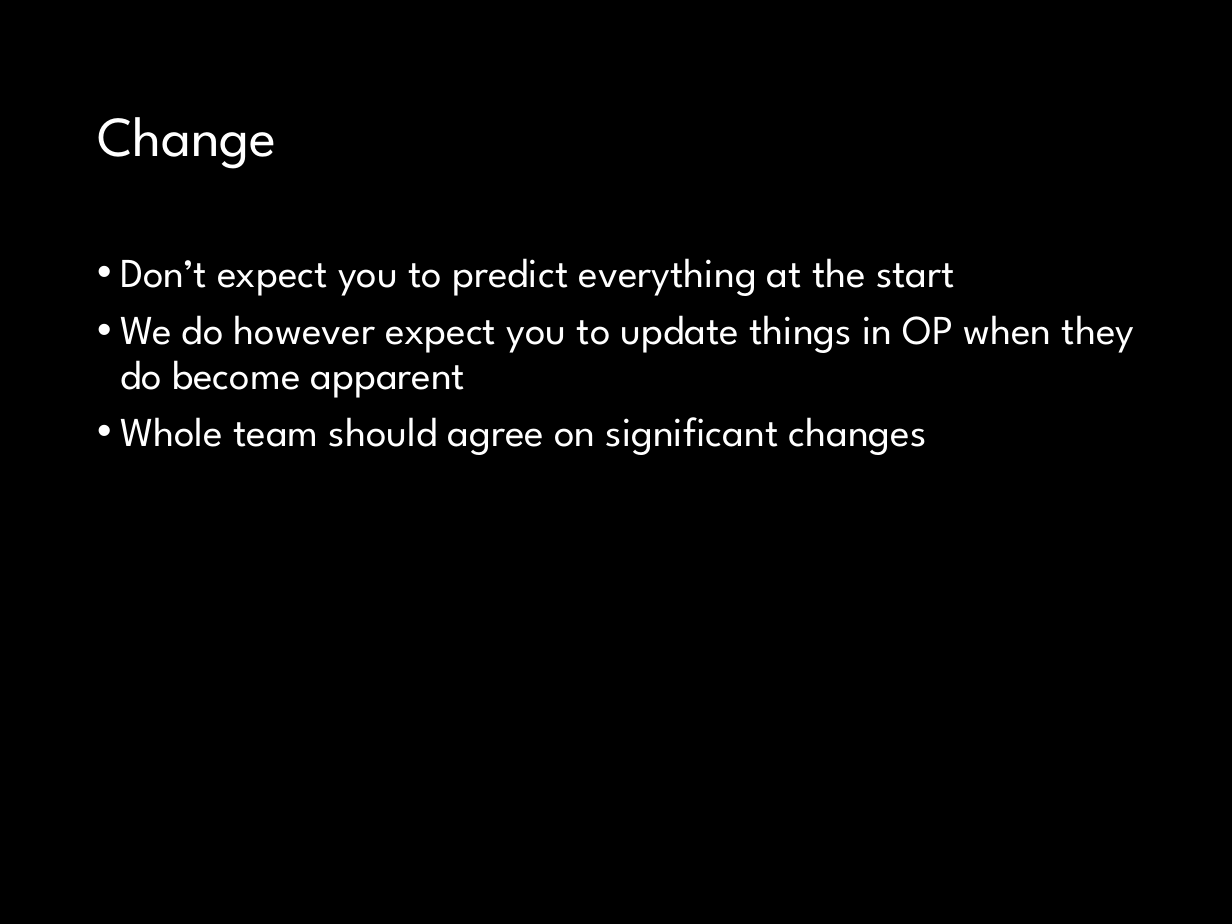
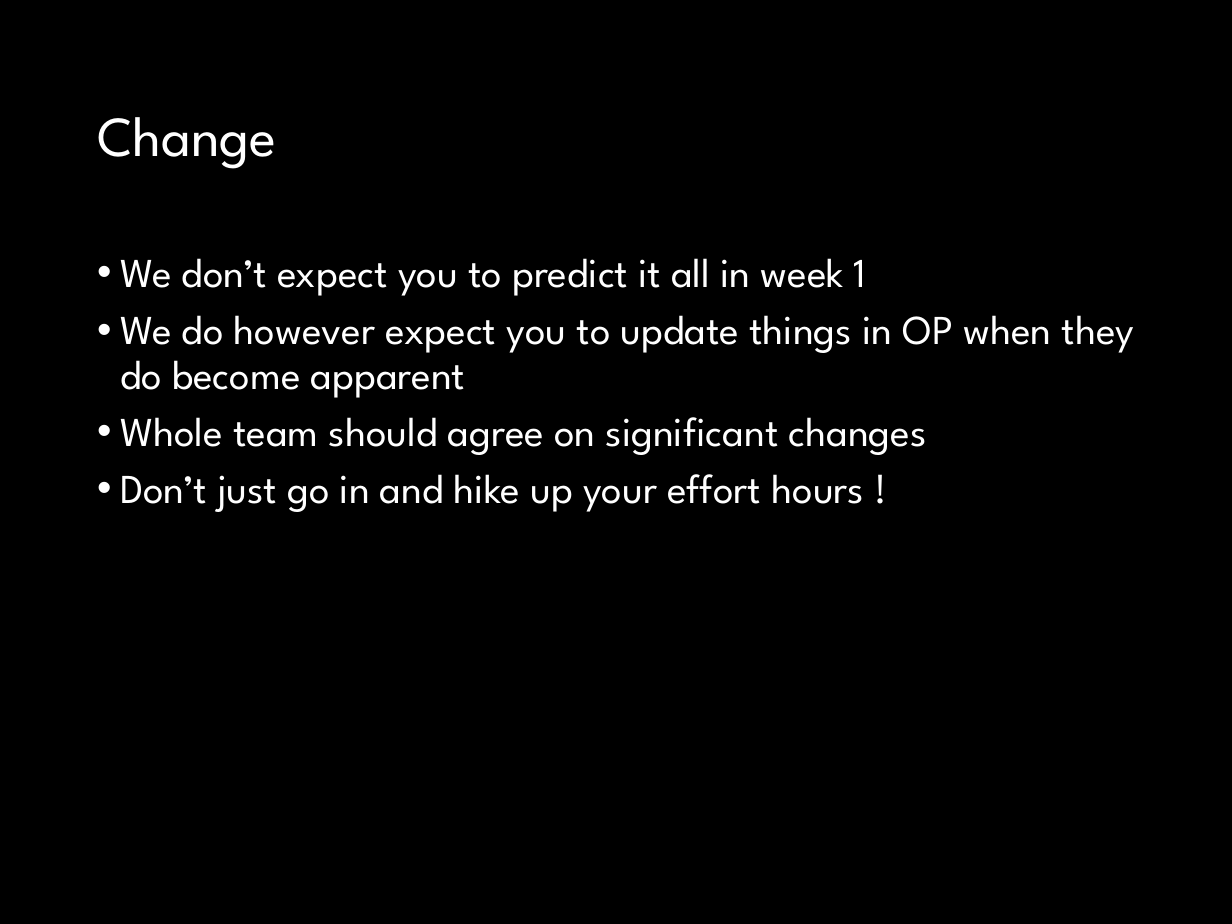
Before and after one commit to fossabot/SPE2018, a slide deck: slide 16 of Lecture Slides/02 Open Project.pptx. Drawn at 1232x924 pixels with LibreOffice and Linux fonts; fonts in the diff are those of the drawing. Boxes give left, top, right and bottom in pixels: in the first picture for what was removed or moved away, otherwise in the second. Text is boxed around its words. In the diff, an @@ line names an element or a change of style, - is before the commit and + after.

```diff
--- a/Lecture Slides/02 Open Project.pptx
+++ b/Lecture Slides/02 Open Project.pptx
@@ text at <box>120,258,866,296</box>: text changed @@
-• Don’t expect you to predict everything at the start
+• We don’t expect you to predict it all in week 1
@@ text at <box>120,474,864,512</box>: paragraph added @@
+• Don’t just go in and hike up your effort hours !
```
Also in this commit, not shown: 9 other slides changed, 3 slides added, 1 slide removed.
